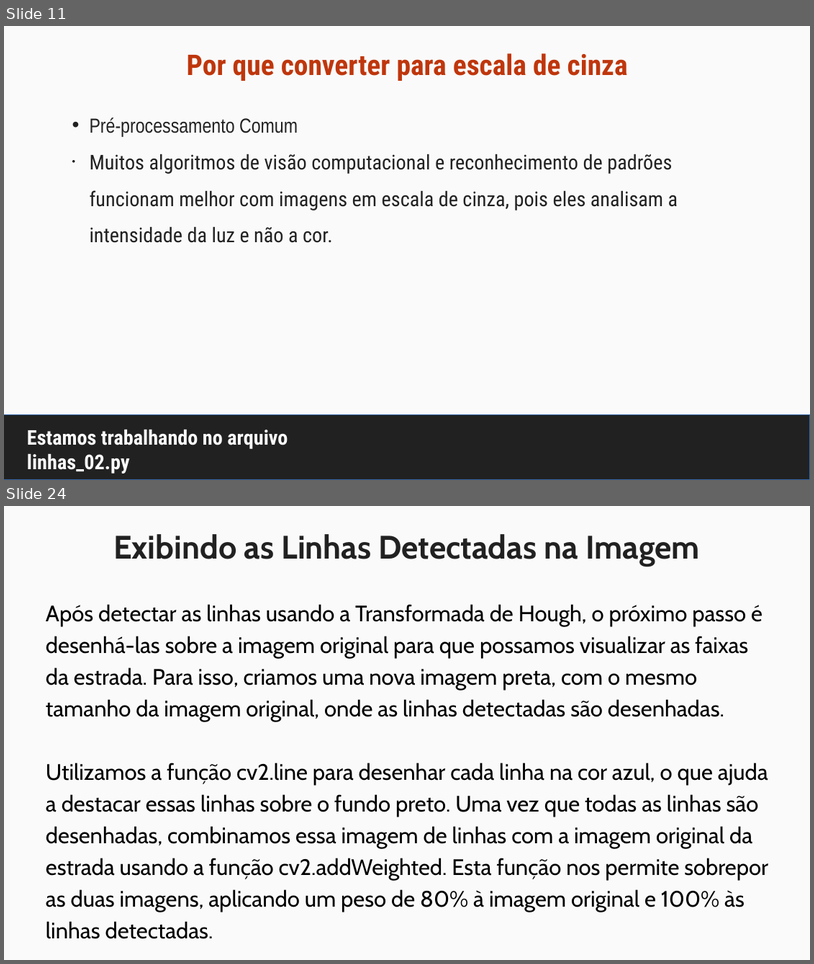
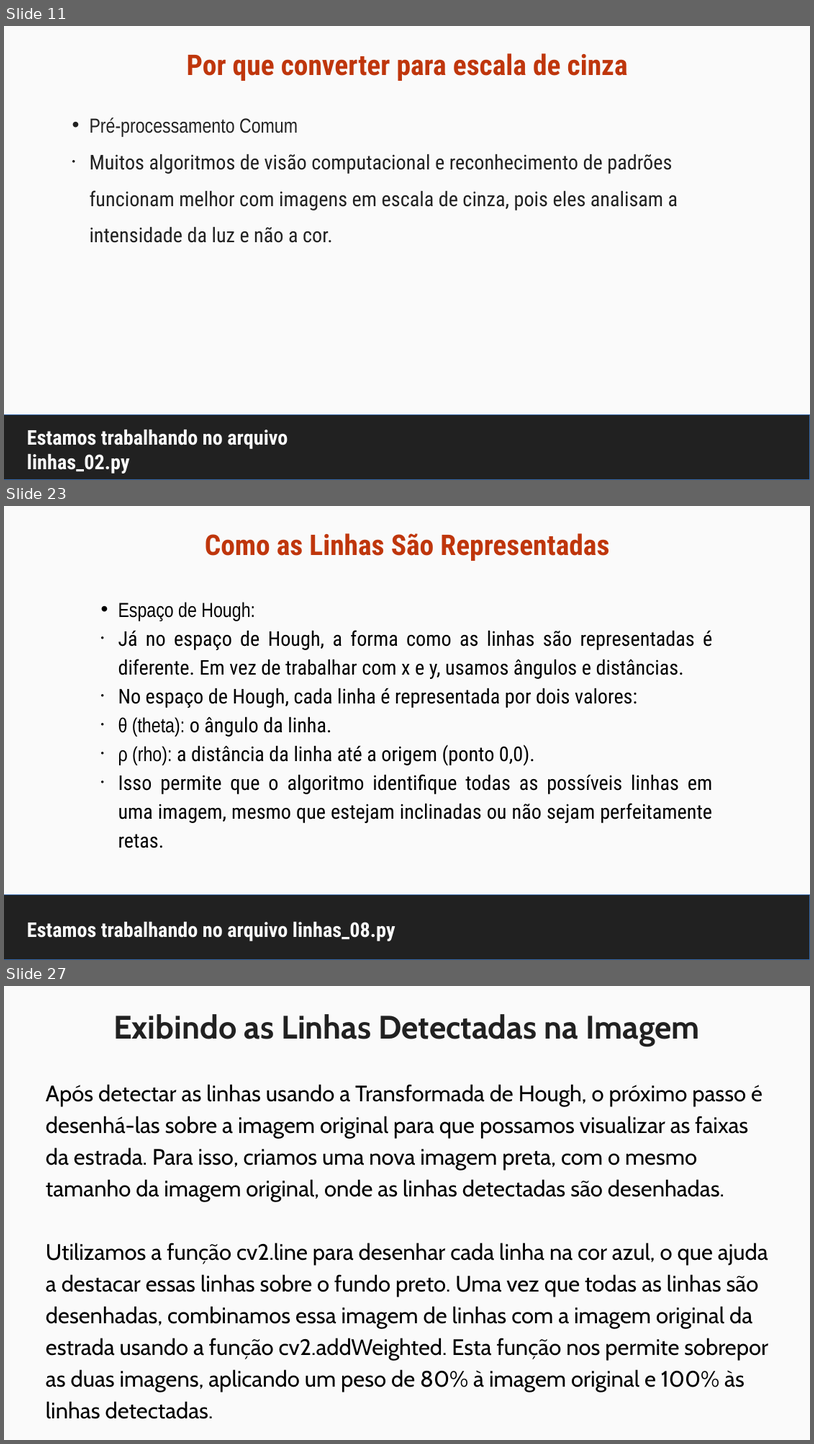
Before and after one commit to maurizioprizzi/finding_lanes, a slide deck: computer_vision_encounter_01.odp. Shown one above the other, each under a label of ours: slides 11 and 24 before the commit, slides 11, 23 and 27 after it; the slides between them are not shown. The pictures are 814x964 and 814x1444 pixels, drawn with LibreOffice and Linux fonts; fonts in the diff are those of the drawing. Boxes give left, top, right and bottom in pixels: in the first picture for what was removed or moved away, otherwise in the second. Text is boxed around its words. In the diff, an @@ line names an element or a change of style, - is before the commit and + after.

```diff
--- a/computer_vision_encounter_01.odp
+++ b/computer_vision_encounter_01.odp
@@ slide 23 added at <box>4,506,810,960</box>, background #FAFAFA @@
@@ title added at <box>205,533,610,561</box>, 28 pt, text #BF360C, bold @@
+Como as Linhas São Representadas
@@ text added at <box>118,602,712,848</box>, 20 pt, text #000000 @@
+• Espaço de Hough:
+• Já no espaço de Hough, a forma como as linhas são representadas é diferente. Em vez de trabalhar com x e y, usamos ângulos e distâncias.
+• No espaço de Hough, cada linha é representada por dois valores:
+• θ (theta): o ângulo da linha.
+• ρ (rho): a distância da linha até a origem (ponto 0,0).
+• Isso permite que o algoritmo identifique todas as possíveis linhas em uma imagem, mesmo que estejam inclinadas ou não sejam perfeitamente retas.
@@ rectangle added at <box>4,895,810,960</box>, fill #212121, outline #3465A4 0 pt @@
@@ title added at <box>27,921,396,941</box>, 20 pt, text #FAFAFA, bold @@
+Estamos trabalhando no arquivo linhas_08.py
@@ what was slide 24 is now slide 27 @@
```
Also in this commit, not shown: 13 slides changed, 2 other slides added, 8 other files.
